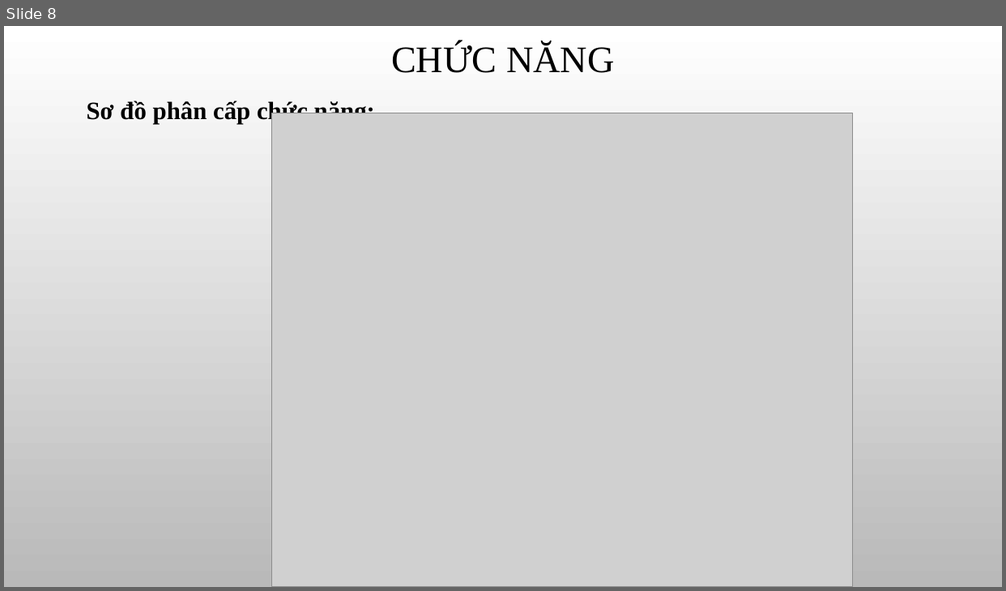
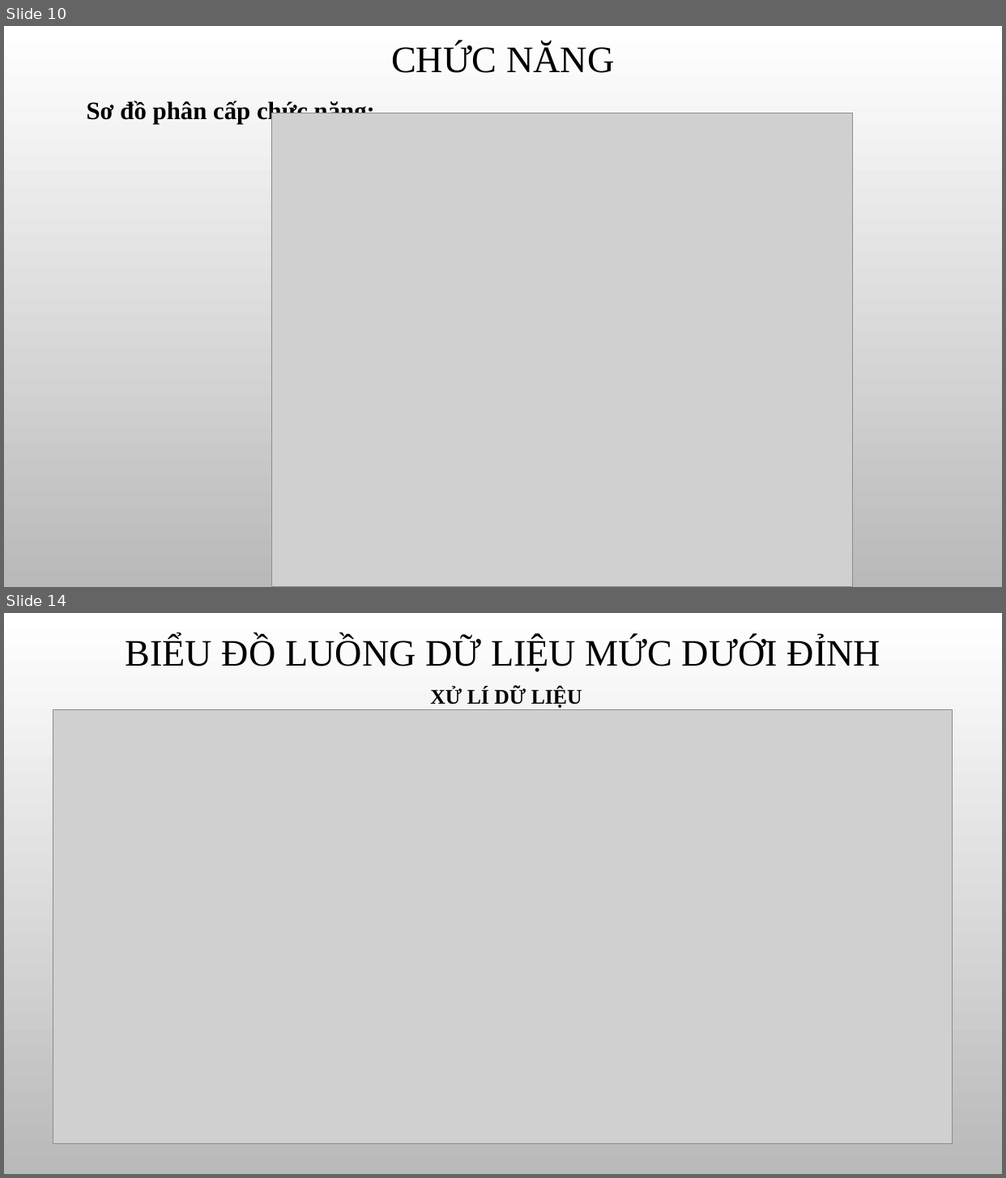
Before and after one commit to thienqnpro02/school, a slide deck: HT_QLLINHKIEN/Báo cáo thực tập.pptx. Shown one above the other, each under a label of ours: slide 8 before the commit, slides 10 and 14 after it; the slides between them are not shown. The pictures are 1006x591 and 1006x1178 pixels, drawn with LibreOffice and Linux fonts; fonts in the diff are those of the drawing; grey boxes stand for pictures; background and template pictures are left out. Boxes give left, top, right and bottom in pixels: in the first picture for what was removed or moved away, otherwise in the second. Text is boxed around its words. In the diff, an @@ line names an element or a change of style, - is before the commit and + after.

```diff
--- a/HT_QLLINHKIEN/Báo cáo thực tập.pptx
+++ b/HT_QLLINHKIEN/Báo cáo thực tập.pptx
@@ slide 14 added at [4,613,1002,1174], background picture (left out) @@
@@ title added at [126,637,880,672], 36 pt, text #000000 @@
+BIỂU ĐỒ LUỒNG DỮ LIỆU MỨC DƯỚI ĐỈNH
@@ picture added at [53,709,953,1144] @@
@@ text added at [430,688,582,708], 20 pt, text #000000, bold @@
+XỬ LÍ DỮ LIỆU
@@ what was slide 8 is now slide 10 @@
```
Also in this commit, not shown: 5 slides changed, 8 other slides added, 1 slide removed, 4 other files.
